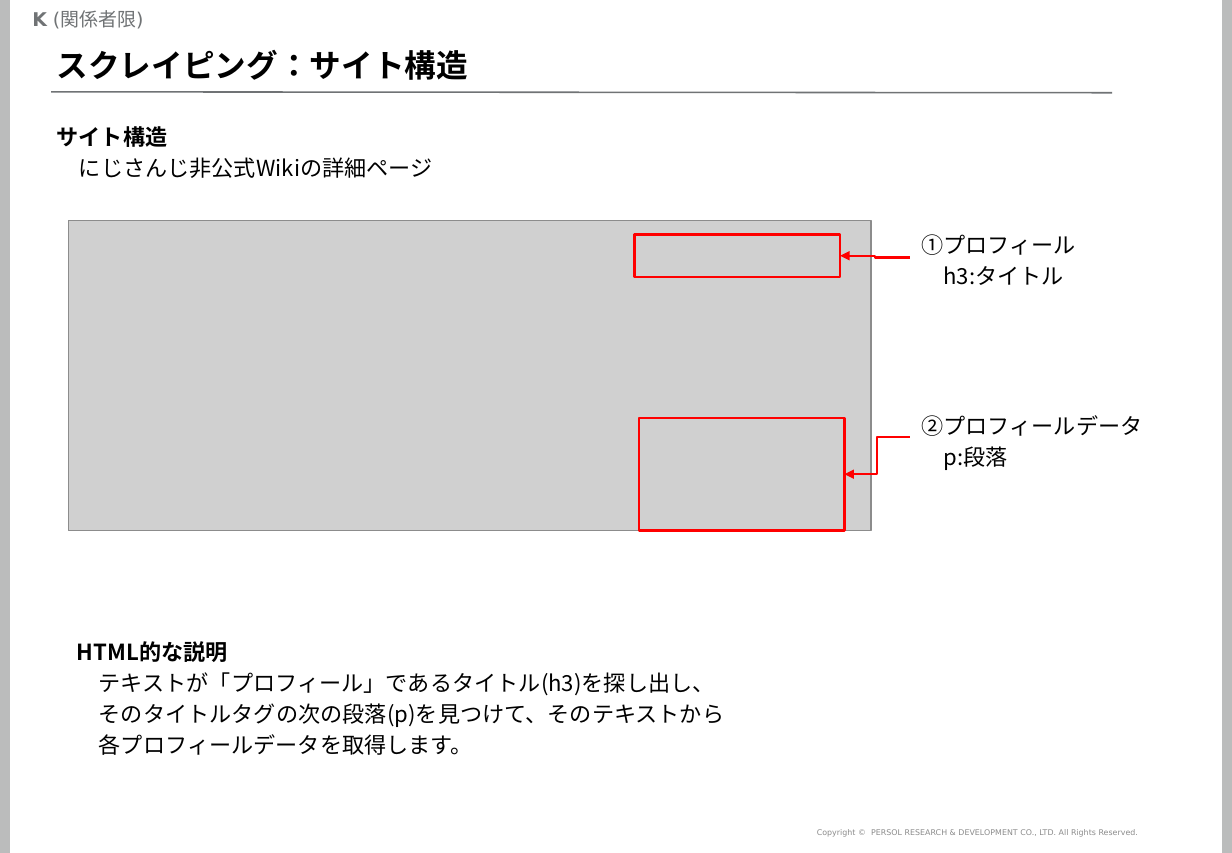
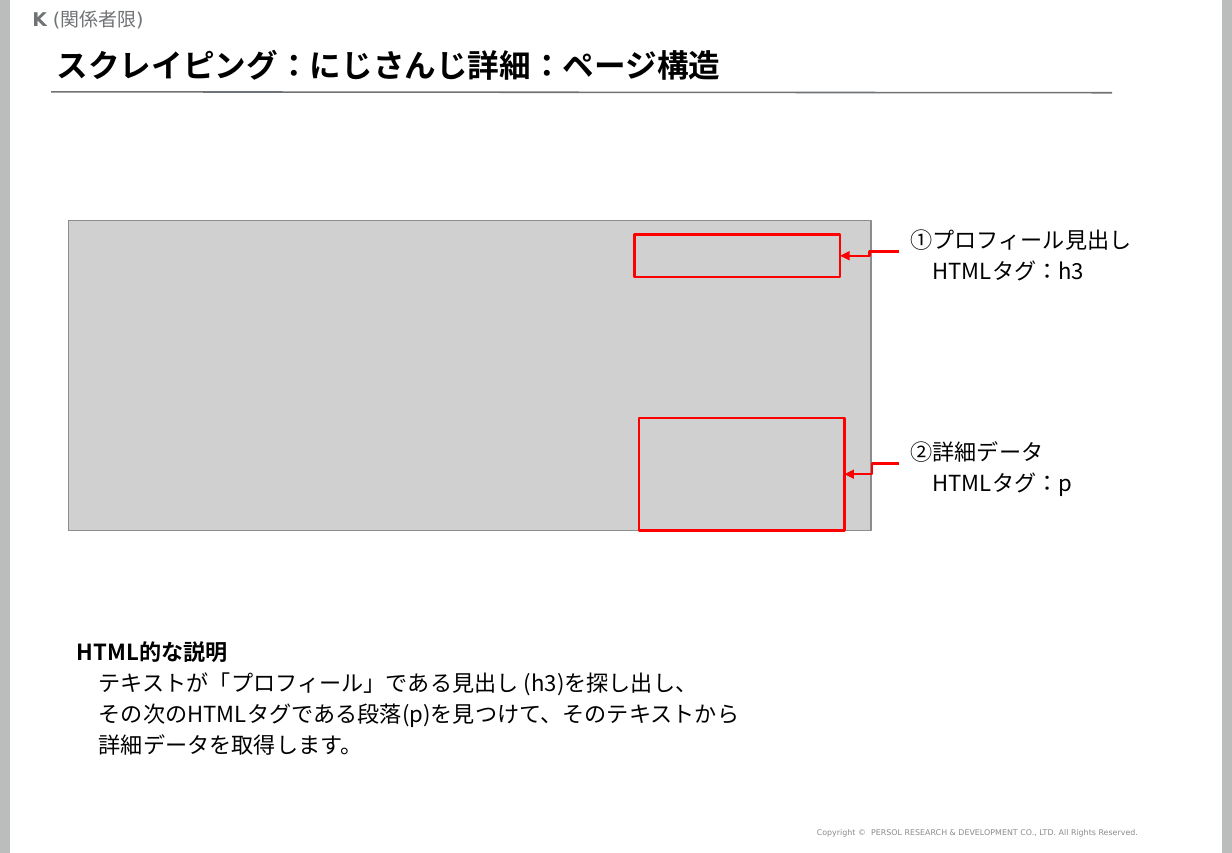
Before and after one commit to mogrodown/python_session, a slide deck: slide 33 of doc/python中級講座_2020.pptx (slide 32 before the commit). Drawn at 1232x853 pixels with LibreOffice and Linux fonts; fonts in the diff are those of the drawing; grey boxes stand for pictures; background and template pictures are left out. Boxes give left, top, right and bottom in pixels: in the first picture for what was removed or moved away, otherwise in the second. Text is boxed around its words. In the diff, an @@ line names an element or a change of style, - is before the commit and + after.

```diff
--- a/doc/python中級講座_2020.pptx
+++ b/doc/python中級講座_2020.pptx
@@ title at [57, 50, 721, 80]: text changed @@
-スクレイピング：サイト構造
+スクレイピング：にじさんじ詳細：ページ構造
@@ text removed at [57, 126, 433, 178] @@
-サイト構造
-にじさんじ非公式Wikiの詳細ページ
@@ text at [910, 229, 1131, 281]: text changed @@
-①プロフィール
-h3:タイトル
+①プロフィール見出し
+HTMLタグ：h3
@@ elbow arrow moved from (910, 257) - (841, 256) to (900, 251) - (841, 256) @@
@@ text at [910, 441, 1073, 496]: text changed @@
-②プロフィールデータ
-p:段落
+②詳細データ
+HTMLタグ：p
@@ elbow arrow moved from (910, 438) - (845, 474) to (900, 464) - (845, 474) @@
@@ text at [99, 672, 739, 755]: text changed @@
-テキストが「プロフィール」であるタイトル(h3)を探し出し、
-そのタイトルタグの次の段落(p)を見つけて、そのテキストから
-各プロフィールデータを取得します。
+テキストが「プロフィール」である見出し (h3)を探し出し、
+その次のHTMLタグである段落(p)を見つけて、そのテキストから
+詳細データを取得します。
```
Also in this commit, not shown: 29 other slides changed, 6 slides added, 2 slides removed, 6 other files.
